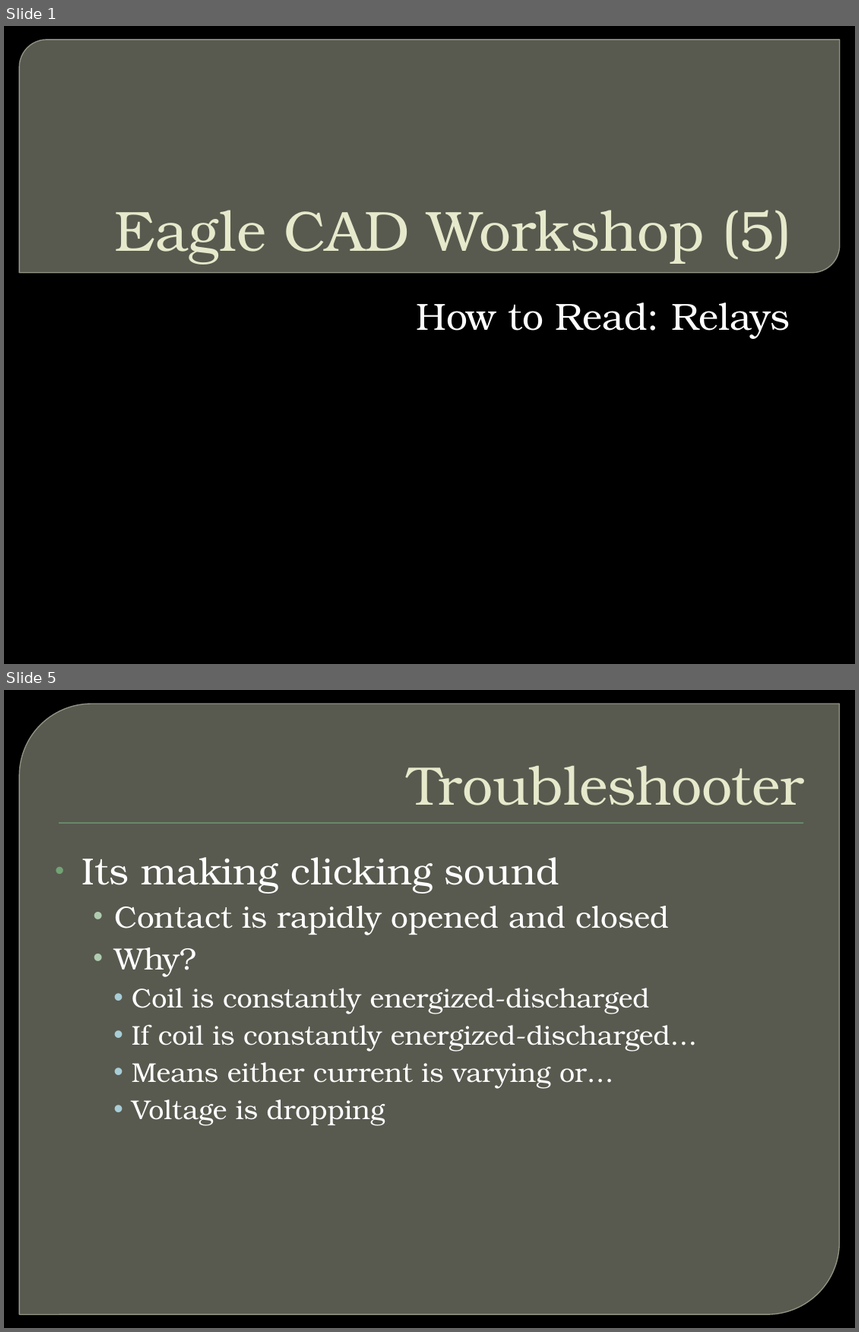
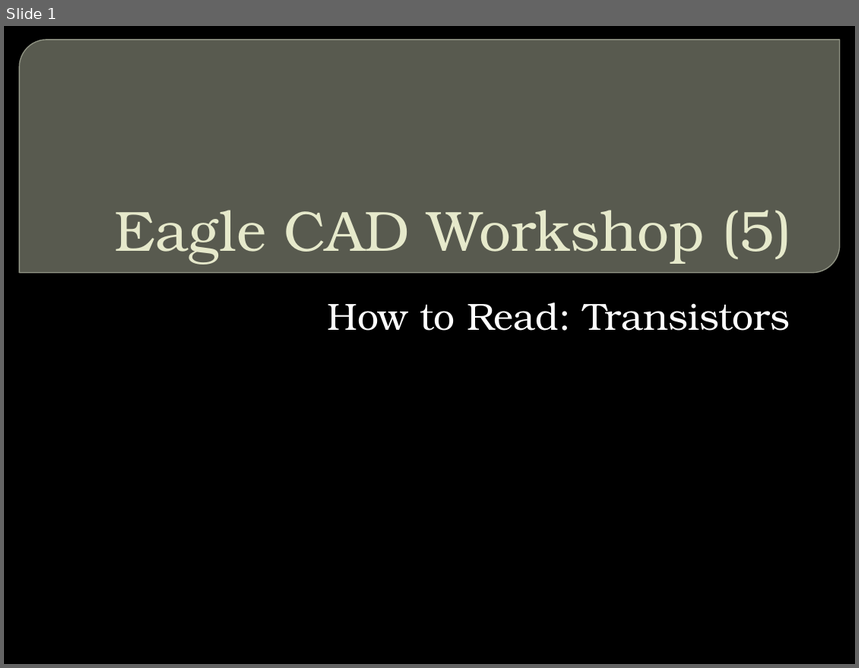
Before and after one commit to CSPon/Workshop_Materials, a slide deck: Workshop_Slides/Eagle CAD/Eagle CAD Workshop (5).pptx. Shown one above the other, each under a label of ours: slides 1 and 5 before the commit, slide 1 after it; the slides between them are not shown. The pictures are 859x1332 and 859x668 pixels, drawn with LibreOffice and Linux fonts; fonts in the diff are those of the drawing; background and template pictures are left out. Boxes give left, top, right and bottom in pixels: in the first picture for what was removed or moved away, otherwise in the second. Text is boxed around its words. In the diff, an @@ line names an element or a change of style, - is before the commit and + after.

```diff
--- a/Workshop_Slides/Eagle CAD/Eagle CAD Workshop (5).pptx
+++ b/Workshop_Slides/Eagle CAD/Eagle CAD Workshop (5).pptx
@@ slide 5 removed at (4, 690, 855, 1328), background picture (left out) @@
@@ round diag rect removed at (19, 704, 840, 1315) @@
@@ title removed at (408, 765, 804, 806) @@
-Troubleshooter
@@ rectangle removed at (59, 823, 804, 824) @@
@@ text removed at (82, 857, 698, 1126) @@
-• Its making clicking sound
-  • Contact is rapidly opened and closed
-  • Why?
-    • Coil is constantly energized-discharged
-    • If coil is constantly energized-discharged…
-    • Means either current is varying or…
-    • Voltage is dropping
@@ slide 1 changed as well @@
@@ subtitle at (328, 303, 790, 331): text changed @@
-How to Read: Relays
+How to Read: Transistors
```
Also in this commit, not shown: 8 slides added, 3 other slides removed, 4 other files.
